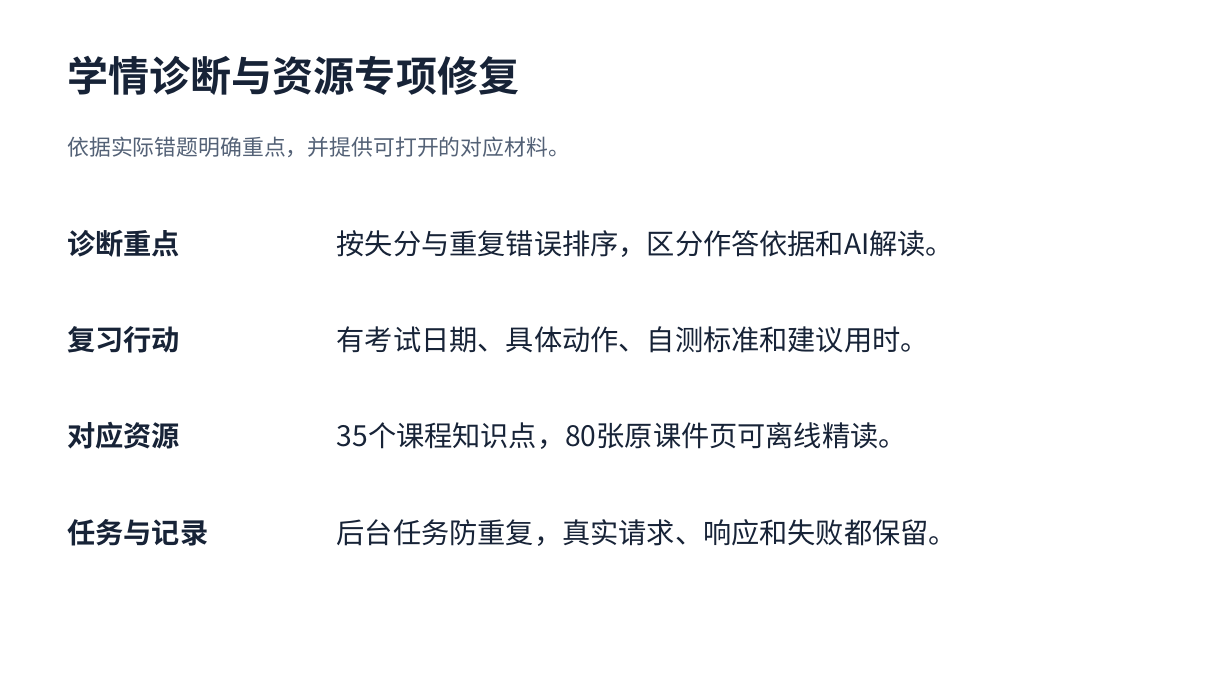
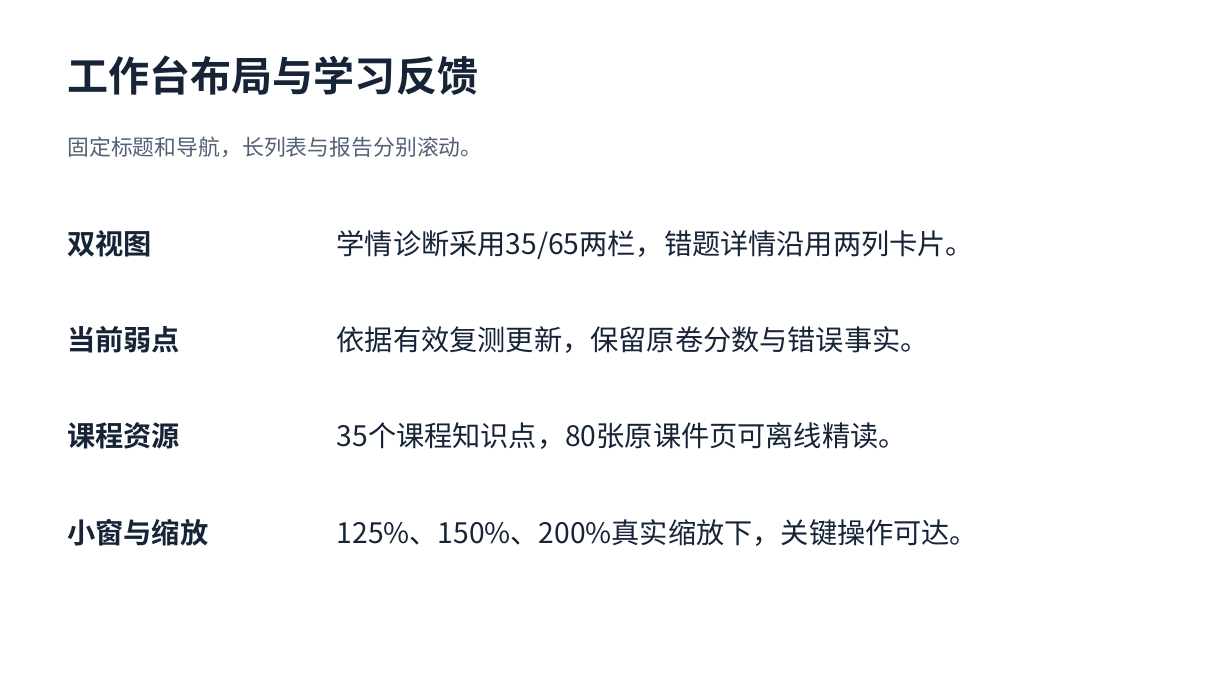
Before and after one commit to ZhuoranLi2007/mlquiz-platform, a slide deck: slide 5 of docs/submission/course_demo.pptx. Drawn at 1232x693 pixels with LibreOffice and Linux fonts; fonts in the diff are those of the drawing. Boxes give left, top, right and bottom in pixels: in the first picture for what was removed or moved away, otherwise in the second. Text is boxed around its words. In the diff, an @@ line names an element or a change of style, - is before the commit and + after.

```diff
--- a/docs/submission/course_demo.pptx
+++ b/docs/submission/course_demo.pptx
@@ text at (x1=67, y1=55, x2=478, y2=95): text changed @@
-学情诊断与资源专项修复
+工作台布局与学习反馈
@@ text at (x1=67, y1=136, x2=482, y2=157): text changed @@
-依据实际错题明确重点，并提供可打开的对应材料。
+固定标题和导航，长列表与报告分别滚动。
@@ text at (x1=67, y1=230, x2=152, y2=257): text changed @@
-诊断重点
+双视图
@@ text at (x1=337, y1=230, x2=974, y2=259): text changed @@
-按失分与重复错误排序，区分作答依据和AI解读。
+学情诊断采用35/65两栏，错题详情沿用两列卡片。
@@ text at (x1=67, y1=326, x2=180, y2=353): text changed @@
-复习行动
+当前弱点
@@ text at (x1=337, y1=326, x2=929, y2=353): text changed @@
-有考试日期、具体动作、自测标准和建议用时。
+依据有效复测更新，保留原卷分数与错误事实。
@@ text at (x1=67, y1=422, x2=180, y2=449): text changed @@
-对应资源
+课程资源
@@ text at (x1=67, y1=519, x2=208, y2=546): text changed @@
-任务与记录
+小窗与缩放
@@ text at (x1=337, y1=519, x2=978, y2=546): text changed @@
-后台任务防重复，真实请求、响应和失败都保留。
+125%、150%、200%真实缩放下，关键操作可达。
```
Also in this commit, not shown: 5 other slides changed, 26 other files.
